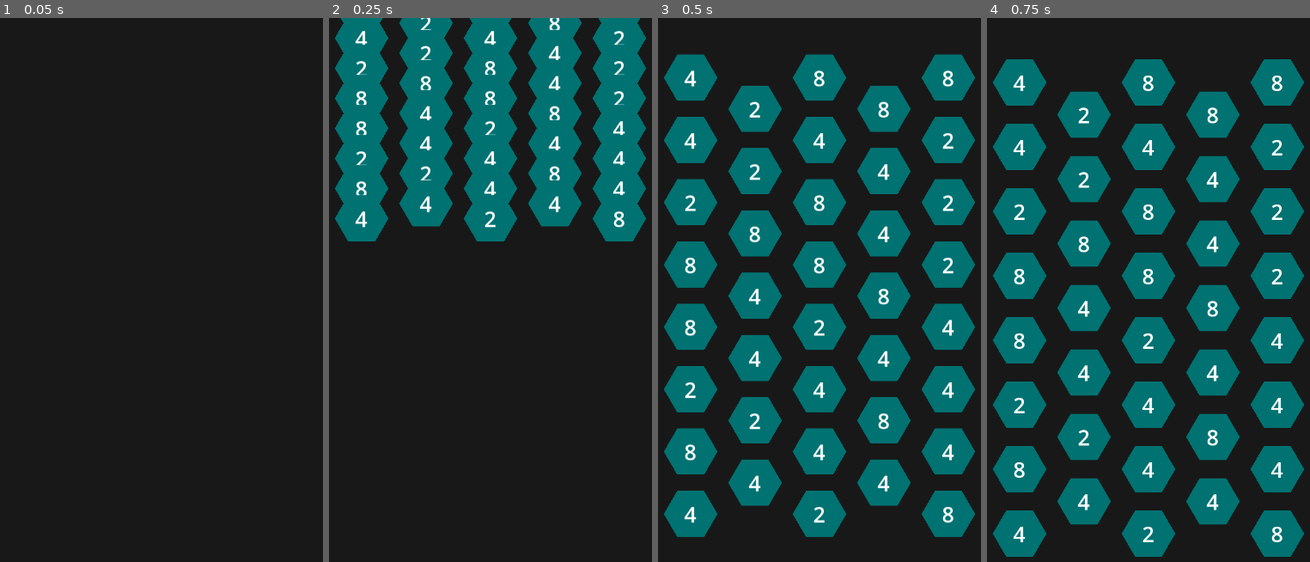
Above: before the commit, frames 1-4 (left to right).
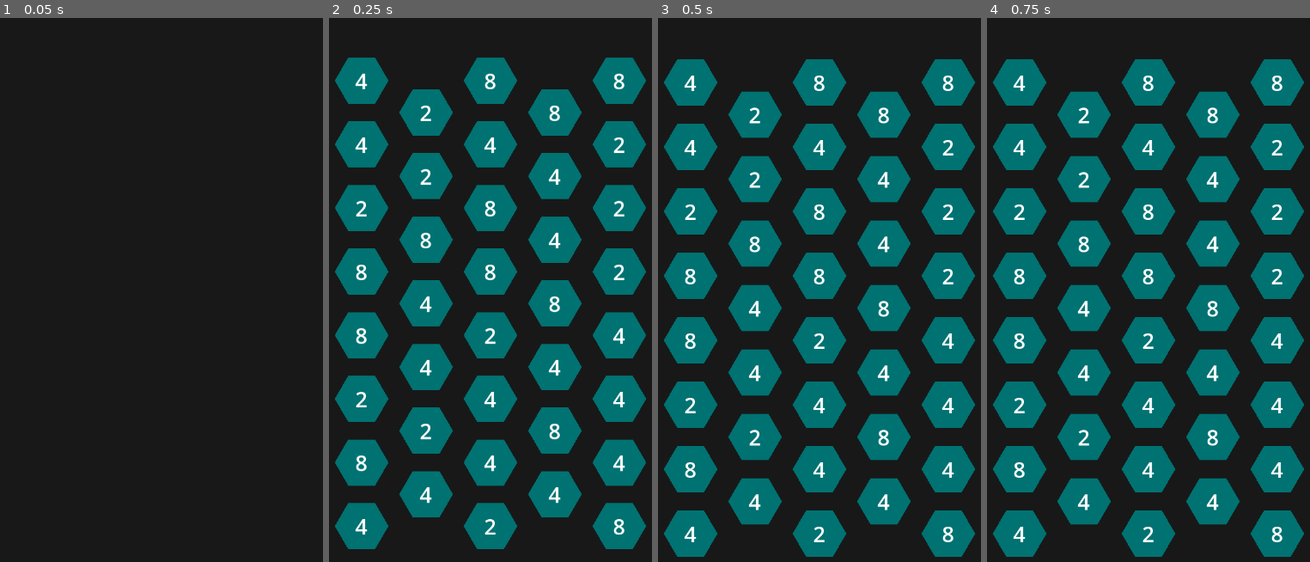
Above: after the commit, the same moments.

Repository: leighpauls/ttfe-
Game: Godot game, scene res://Game.tscn
Same seed, same stepped clock (60 frames per second), same inputs: the game is played once before the commit and once after it.
Inputs (mouse positions are in pixels of both pictures, inside the frame that each line leads up to):
- Up to frame 1 (0.05 s): no input
- Up to frame 2 (0.25 s): no input
- Up to frame 3 (0.5 s): no input
- Up to frame 4 (0.75 s): move the mouse to (1232, 328) at 0.52 s; click (1232, 328) at 0.67 s

Frame 1 is identical in both runs. In frame 2, 43% of the frame differs, in the area x 1-99%, y 0-98%; in frame 3, 31%; in frame 4, nothing differs.

Commit message:
cubic animation

Diff:
--- a/Brick.gd
+++ b/Brick.gd
@@ -8,7 +8,7 @@
 signal clicked(brick: Brick, mouse_position: Vector2)
 signal hovered(brick: Brick)
 
-const MOVEMENT_ANIMATION_DURATION = 0.5
+const MOVEMENT_ANIMATION_DURATION = 0.25
 
 var brick_number: int
 
@@ -38,6 +38,7 @@
 	_movement_animation.track_insert_key(_movement_animation_track, 0.0, position)
 	_movement_animation.track_insert_key(
 		_movement_animation_track, MOVEMENT_ANIMATION_DURATION, Vector2(300, 300))
+	_movement_animation.track_set_interpolation_type(_movement_animation_track, Animation.INTERPOLATION_CUBIC)
 
 	var lib = AnimationLibrary.new()
 	lib.add_animation(animation_name, _movement_animation)
